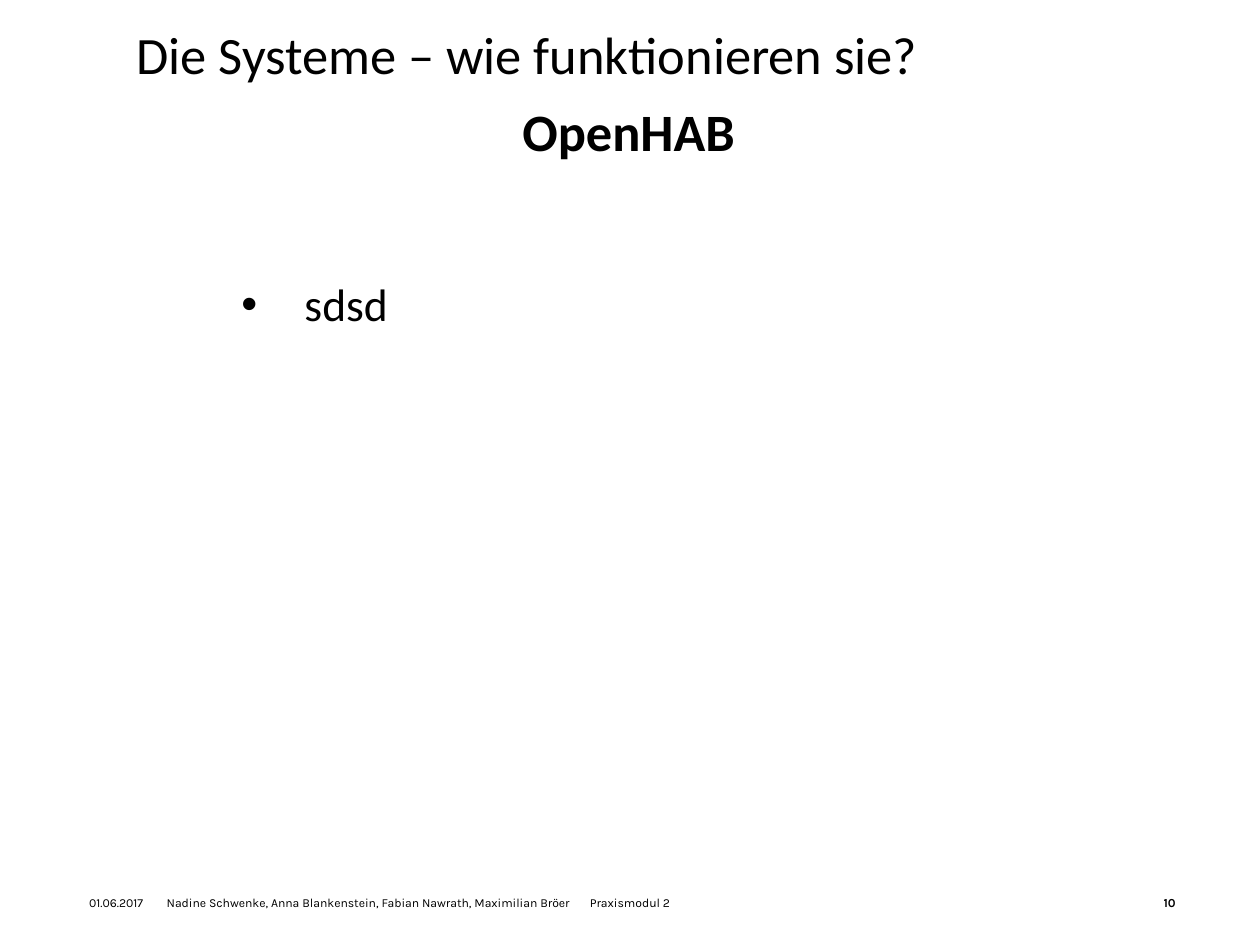
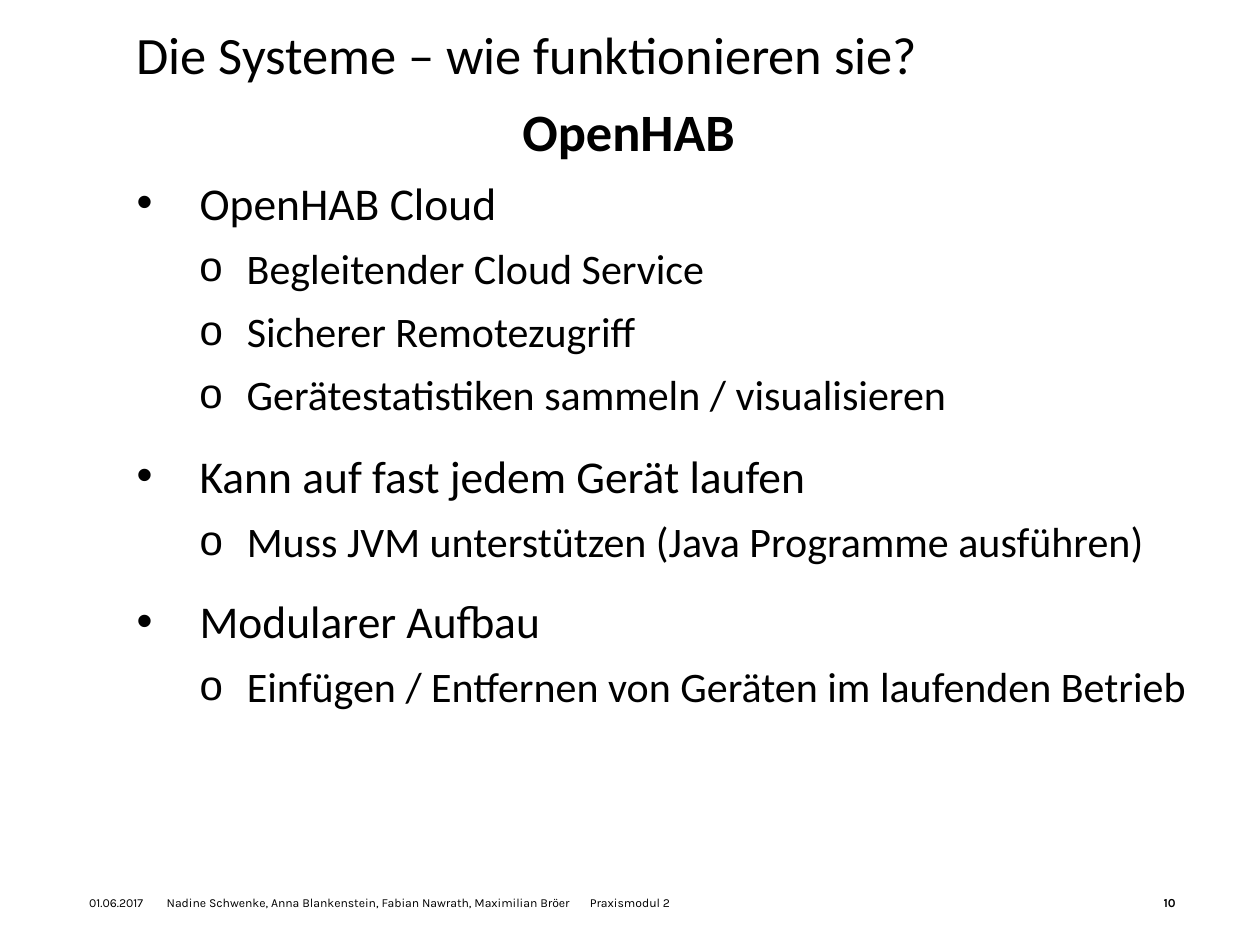
Before and after one commit to Nawygator/Praxisseminar, a slide deck: slide 10 of HSHL_Hausautomationssysteme.potx.pptx. Drawn at 1260x945 pixels with LibreOffice and Linux fonts; fonts in the diff are those of the drawing; background and template pictures are left out. Boxes give left, top, right and bottom in pixels: in the first picture for what was removed or moved away, otherwise in the second. Text is boxed around its words. In the diff, an @@ line names an element or a change of style, - is before the commit and + after.

```diff
--- a/HSHL_Hausautomationssysteme.potx.pptx
+++ b/HSHL_Hausautomationssysteme.potx.pptx
@@ text added at [200,188,496,228], 26 pt, text #000000 @@
+• OpenHAB Cloud
@@ text added at [247,254,704,292], 24 pt, text #000000 @@
+  o Begleitender Cloud Service
@@ text removed at [304,289,387,322] @@
-• sdsd
@@ text added at [247,317,635,355], 24 pt, text #000000 @@
+  o Sicherer Remotezugriff
@@ text added at [247,380,946,411], 24 pt, text #000000 @@
+  o Gerätestatistiken sammeln / visualisieren
@@ text added at [200,461,805,501], 26 pt, text #000000 @@
+• Kann auf fast jedem Gerät laufen
@@ text added at [247,526,1143,565], 24 pt, text #000000 @@
+  o Muss JVM unterstützen (Java Programme ausführen)
@@ text added at [200,606,539,639], 26 pt, text #000000 @@
+• Modularer Aufbau
@@ text added at [247,672,1186,710], 24 pt, text #000000 @@
+  o Einfügen / Entfernen von Geräten im laufenden Betrieb
```
Also in this commit, not shown: 1 other slide changed, 5 slides added, 1 other file.
